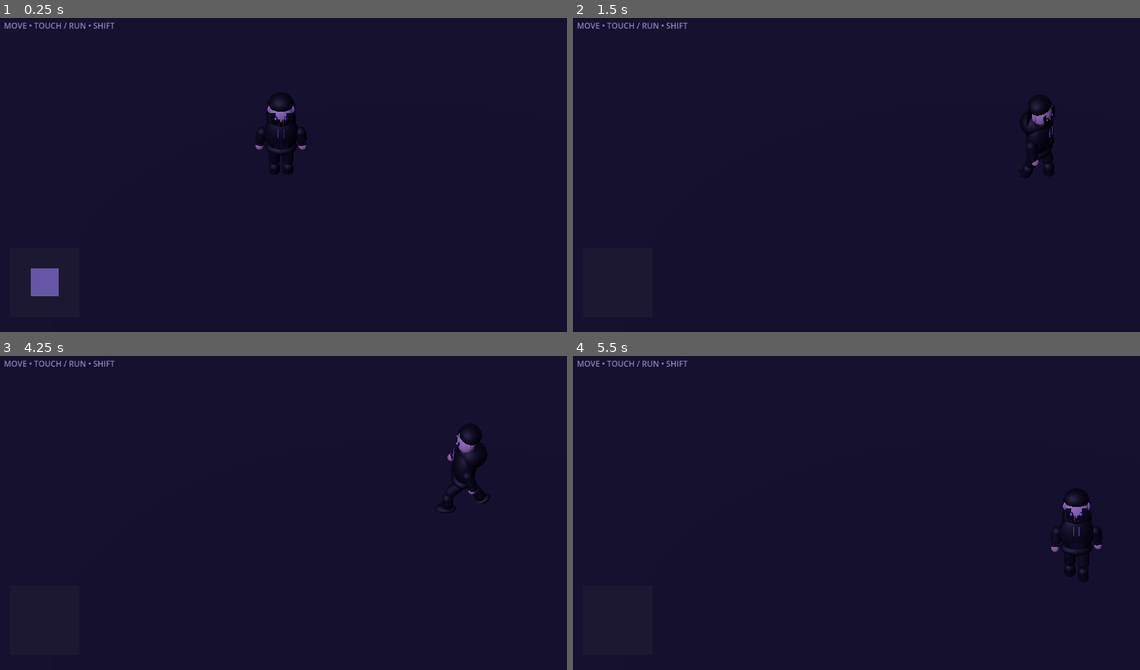
Above: before the commit, frames 1-4 (two rows, left to right).
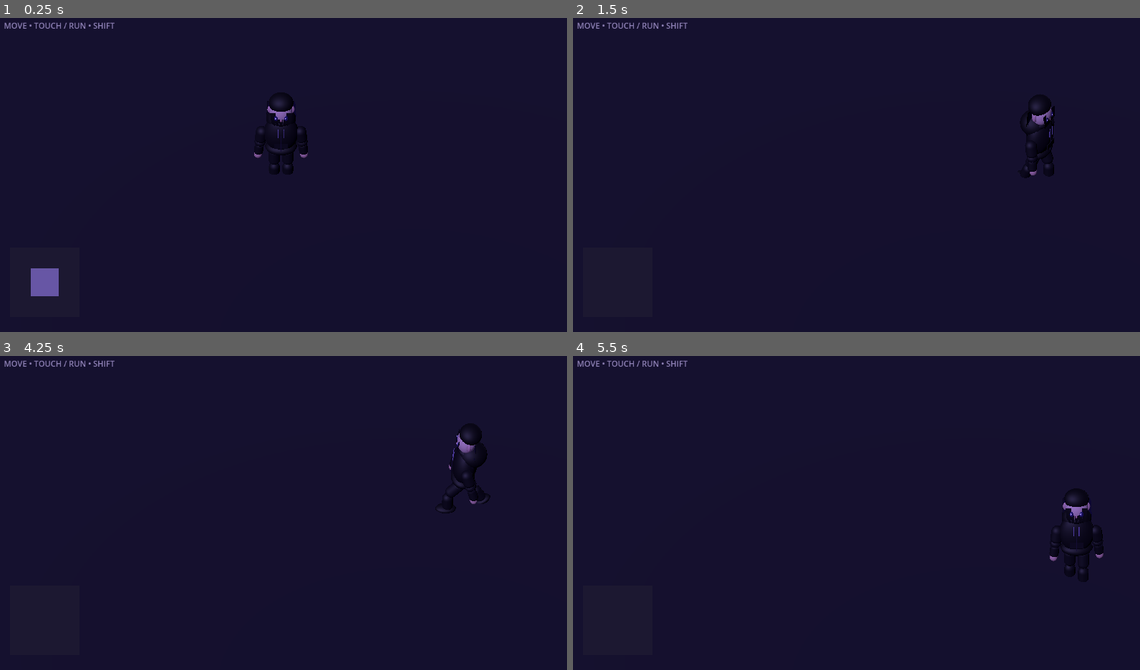
Above: after the commit, the same moments.

Repository: Masuku4129/Game
Game: Godot game, scene res://Main.tscn
The game is run twice, just before and just after one commit, with the same random seed, the same clock (stepped at 60 frames per second) and the same inputs.
Inputs (mouse positions are in pixels of both pictures, inside the frame that each line leads up to):
- Up to frame 1 (0.25 s): no input
- Up to frame 2 (1.5 s): tap Enter at 0.5 s; move the mouse to (981, 156) at 0.52 s; hold Right (ui_right) 0.53-1.25 s; hold Shift 0.53-1.25 s; click (981, 156) at 0.67 s; drag from (737, 187) to (828, 234) at 1.27 s
- Up to frame 3 (4.25 s): move the mouse to (340, 437) at 2.02 s; hold Right (ui_right) 2.03-2.75 s; hold Shift 2.03-2.75 s; tap Space at 2.75 s; drag from (255, 572) to (107, 462) at 2.77 s; tap Enter at 3.5 s; move the mouse to (453, 556) at 3.52 s; hold Left (ui_left) from 3.53 s (still down); hold Shift from 3.53 s (still down)
- Up to frame 4 (5.5 s): release Left (ui_left) at 4.25 s; release Shift at 4.25 s; drag from (680, 462) to (765, 428) at 4.27 s; move the mouse to (884, 509) at 5.02 s; hold Down (ui_down) from 5.03 s (still down); hold Shift from 5.03 s (still down); click (884, 509) at 5.17 s

The runs differ from the first frame. In frame 1, less than 0.1% of the frame differs, in the area x 44-55%, y 34-45%; in frame 2, less than 0.1%; in frame 3, less than 0.1%; in frame 4, 0.1%, in the area x 84-94%, y 54-66%.

Commit message:
Add elbow articulation to Mita arms and locomotion

Diff:
--- a/mita_prototype/mita_character.gd
+++ b/mita_prototype/mita_character.gd
@@ -9,6 +9,8 @@
 var right_leg: Node3D
 var left_arm: Node3D
 var right_arm: Node3D
+var left_elbow: Node3D
+var right_elbow: Node3D
 var left_knee: Node3D
 var right_knee: Node3D
 
@@ -31,8 +33,10 @@
 		right_leg.rotation.x = sin(phase + PI) * amp
 		left_knee.rotation.x = max(0.0, -sin(phase)) * (0.8 if running else 0.35)
 		right_knee.rotation.x = max(0.0, -sin(phase + PI)) * (0.8 if running else 0.35)
-		left_arm.rotation.x = sin(phase + PI) * amp * 0.72
-		right_arm.rotation.x = sin(phase) * amp * 0.72
+		left_arm.rotation.x = sin(phase + PI) * amp * 0.58
+		right_arm.rotation.x = sin(phase) * amp * 0.58
+		left_elbow.rotation.x = max(0.0, sin(phase)) * (0.32 if running else 0.12)
+		right_elbow.rotation.x = max(0.0, sin(phase + PI)) * (0.32 if running else 0.12)
 		torso.rotation.x = -0.12 if running else 0.015
 		position.y = abs(sin(phase * 2.0)) * (0.075 if running else 0.035)
 		position += Vector3(move_dir.x, 0, move_dir.y) * delta * (4.8 if running else 2.7)
@@ -44,6 +48,8 @@
 		right_knee.rotation.x = lerp(right_knee.rotation.x, 0.0, delta * 8)
 		left_arm.rotation.x = lerp(left_arm.rotation.x, 0.0, delta * 5)
 		right_arm.rotation.x = lerp(right_arm.rotation.x, 0.0, delta * 5)
+		left_elbow.rotation.x = lerp(left_elbow.rotation.x, 0.0, delta * 5)
+		right_elbow.rotation.x = lerp(right_elbow.rotation.x, 0.0, delta * 5)
 		torso.rotation.x = sin(phase * 1.5) * 0.02
 		position.y = sin(phase * 2.0) * 0.016
 		head.rotation.x = sin(phase * 1.25) * 0.02
@@ -105,6 +111,8 @@
 	right_arm = _arm(Vector3(0.36,0.13,0))
 	torso.add_child(left_arm)
 	torso.add_child(right_arm)
+	left_elbow = left_arm.get_node("Elbow")
+	right_elbow = right_arm.get_node("Elbow")
 
 func _leg(offset: Vector3) -> Node3D:
 	var hip = Node3D.new()
@@ -123,10 +131,16 @@
 	var shoulder = Node3D.new()
 	shoulder.position = offset
 	shoulder.rotation.z = -0.12 if offset.x < 0 else 0.12
-	shoulder.add_child(_capsule(Vector3(0,-0.2,0),0.105,0.4,Color(0.05,0.044,0.073)))
-	shoulder.add_child(_ellipsoid(Vector3(0,-0.39,0),Vector3(0.09,0.1,0.09),Color(0.055,0.05,0.08)))
-	shoulder.add_child(_ellipsoid(Vector3(0,-0.46,0.035),Vector3(0.075,0.085,0.07),Color(0.74,0.57,0.56)))
-	shoulder.add_child(_box(Vector3(0,-0.34,0),Vector3(0.18,0.07,0.15),Color(0.07,0.06,0.10)))
+	# Sleeve with cuff, forearm and exposed hand; elbow is independently animated.
+	shoulder.add_child(_capsule(Vector3(0,-0.18,0),0.115,0.39,Color(0.05,0.044,0.073)))
+	shoulder.add_child(_ellipsoid(Vector3(0,-0.37,0),Vector3(0.11,0.09,0.11),Color(0.055,0.05,0.08)))
+	var elbow = Node3D.new()
+	elbow.name = "Elbow"
+	elbow.position.y = -0.39
+	shoulder.add_child(elbow)
+	elbow.add_child(_capsule(Vector3(0,-0.16,0),0.09,0.32,Color(0.045,0.04,0.07)))
+	elbow.add_child(_ellipsoid(Vector3(0,-0.31,0.02),Vector3(0.075,0.085,0.07),Color(0.74,0.57,0.56)))
+	elbow.add_child(_box(Vector3(0,-0.025,0),Vector3(0.17,0.055,0.14),Color(0.07,0.06,0.10)))
 	return shoulder
 
 func _hair_lock(a: Vector3,b: Vector3,c: Vector3,color: Color) -> MeshInstance3D:
